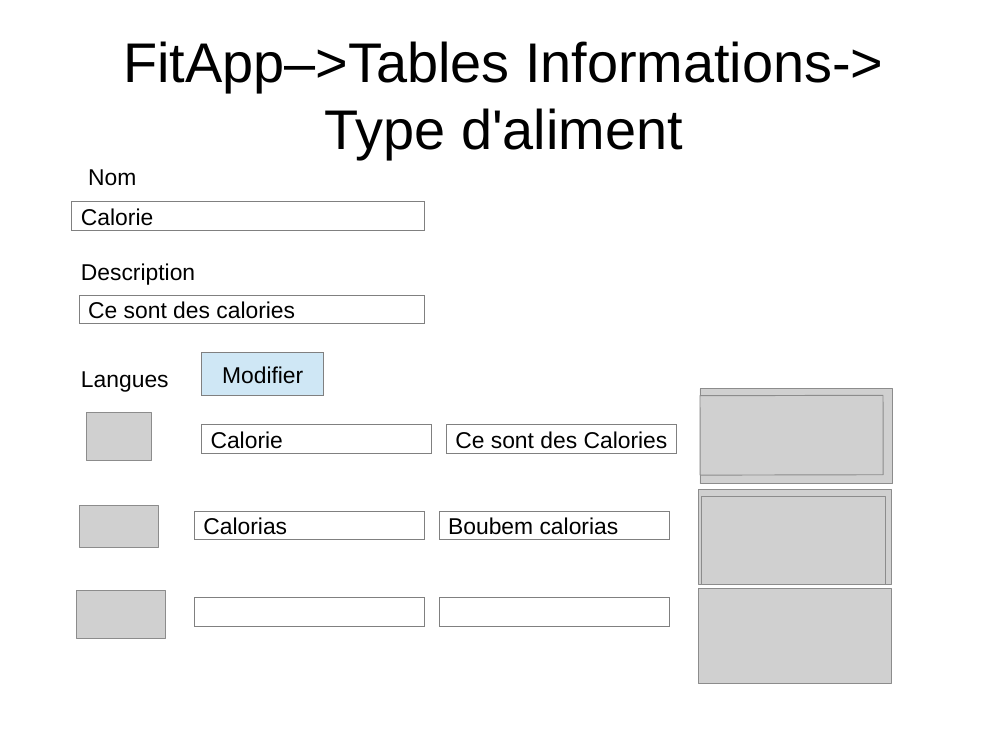
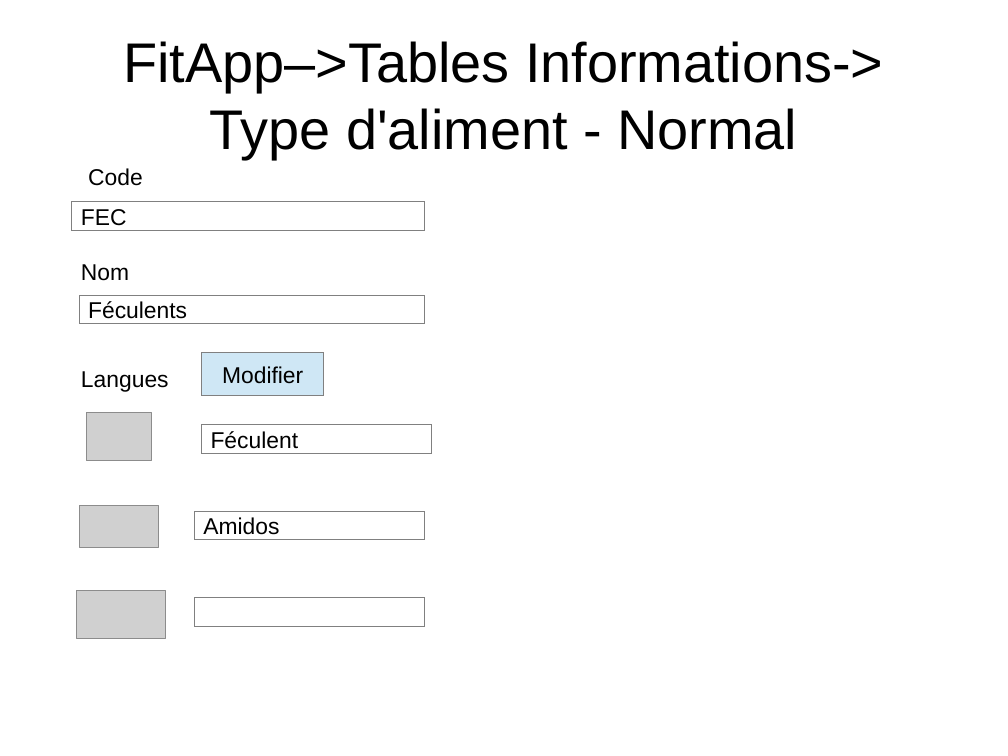
Before and after one commit to NicolasGavard/WebVysionSportV2, a slide deck: slide 9 of Documentations/FitApp - Table Informations v1.02.odp (slide 8 before the commit). Drawn at 1008x756 pixels with LibreOffice and Linux fonts; fonts in the diff are those of the drawing; grey boxes stand for pictures. Boxes give left, top, right and bottom in pixels: in the first picture for what was removed or moved away, otherwise in the second. Text is boxed around its words. In the diff, an @@ line names an element or a change of style, - is before the commit and + after.

Commit message:
Doc Table Codes

```diff
--- a/Documentations/FitApp - Table Informations v1.02.odp
+++ b/Documentations/FitApp - Table Informations v1.02.odp
@@ title at (123, 41, 883, 159): text changed @@
-FitApp–>Tables Informations->
-Type d'aliment
+FitApp–>Tables Informations->
+Type d'aliment - Normal
@@ text added at (88, 168, 143, 186), 18 pt, text #000000 @@
+Code
@@ text in rectangle at (81, 209, 127, 226): text changed @@
-Calorie
+FEC
@@ text "Nom": place and size @@
-text "Nom" at (88, 169, 136, 186)
+text "Nom" at (81, 264, 129, 281)
@@ text removed at (81, 263, 195, 285) @@
-Description
@@ text in rectangle at (88, 301, 187, 324): text changed @@
-Ce sont des calories
+Féculents
@@ picture removed at (701, 389, 894, 484) @@
@@ picture removed at (701, 396, 884, 476) @@
@@ text in rectangle at (211, 431, 299, 454): text changed @@
-Calorie
+Féculent
@@ rectangle removed at (446, 425, 677, 454) @@
-Ce sont des Calories
@@ picture removed at (699, 489, 892, 584) @@
@@ picture removed at (702, 497, 886, 585) @@
@@ text in rectangle at (203, 517, 279, 540): text changed @@
-Calorias
+Amidos
@@ rectangle removed at (439, 511, 670, 540) @@
-Boubem calorias
@@ rectangle removed at (439, 598, 670, 627) @@
@@ picture removed at (699, 589, 892, 684) @@
```
Also in this commit, not shown: 6 other slides changed, 3 slides added.
